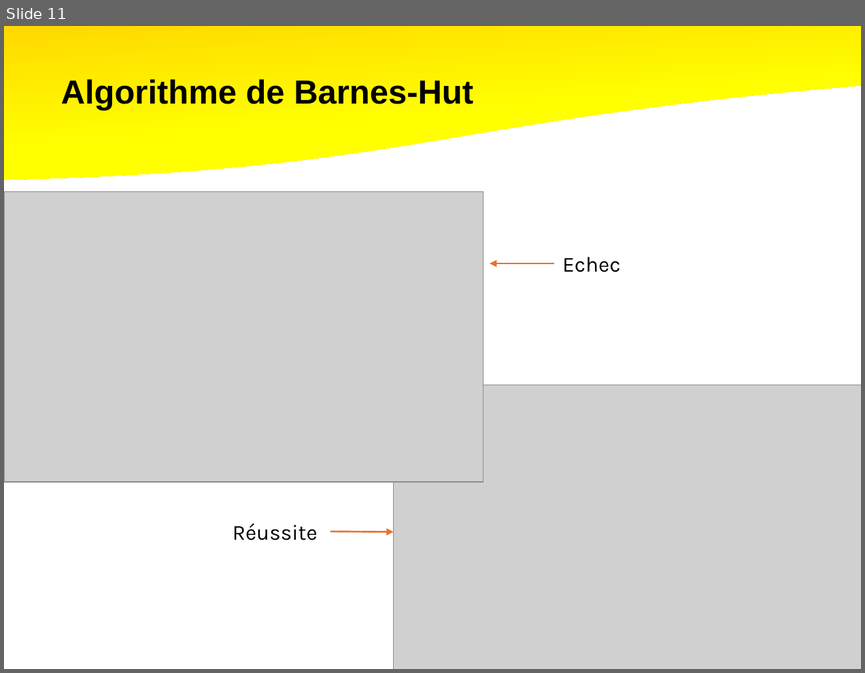
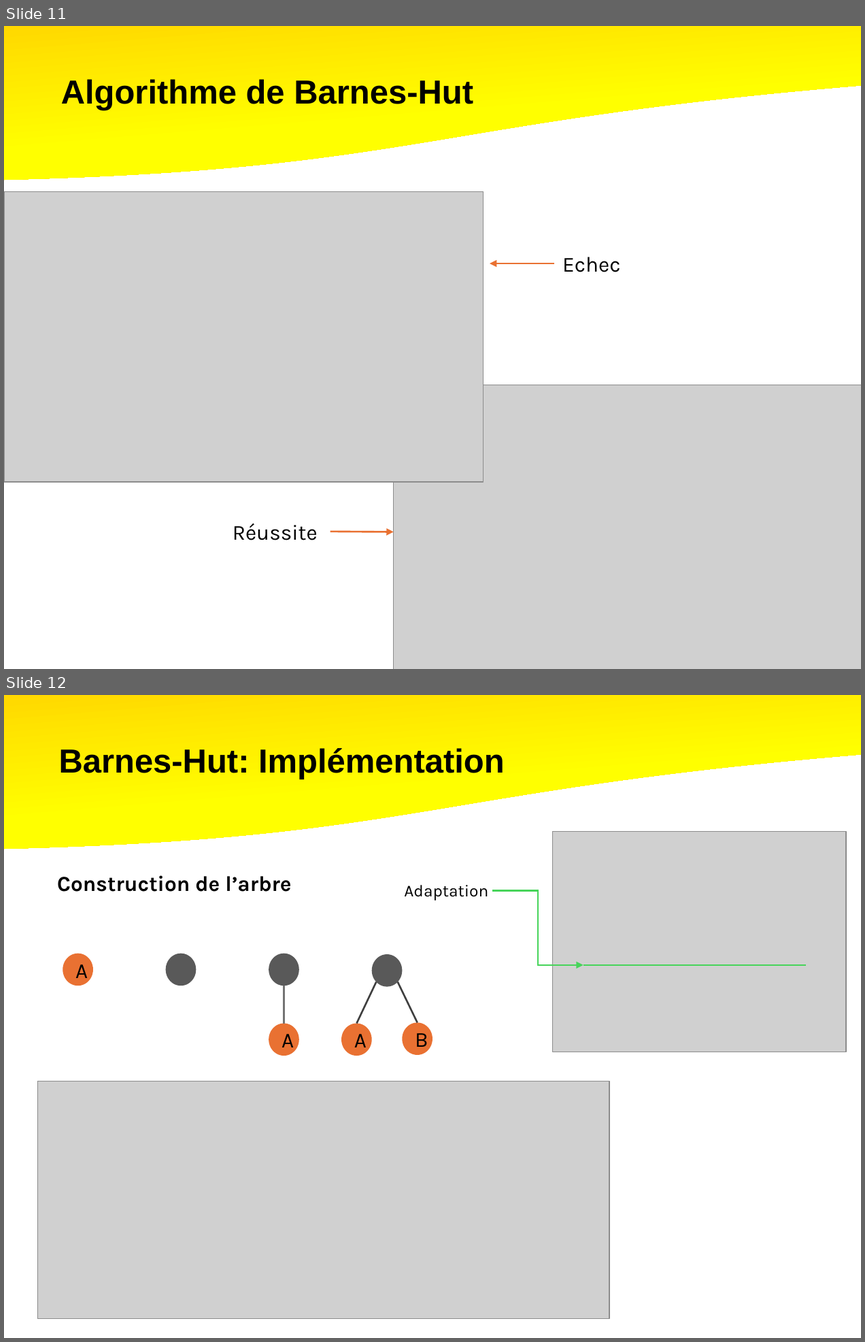
Before and after one commit to rfaucon2/TIPI_Spe, a slide deck: Diapo/TIPE-Spe.pptx. Shown one above the other, each under a label of ours: slide 11 before the commit, slides 11 and 12 after it. The pictures are 865x673 and 865x1342 pixels, drawn with LibreOffice and Linux fonts; fonts in the diff are those of the drawing; grey boxes stand for pictures. Boxes give left, top, right and bottom in pixels: in the first picture for what was removed or moved away, otherwise in the second. Text is boxed around its words. In the diff, an @@ line names an element or a change of style, - is before the commit and + after.

```diff
--- a/Diapo/TIPE-Spe.pptx
+++ b/Diapo/TIPE-Spe.pptx
@@ slide 12 added at bbox=[4, 695, 861, 1338], background #FFFFFF @@
@@ flow chart document added at bbox=[4, 695, 861, 861], fill gradient #FFC000 to #FFFF00 @@
@@ text added at bbox=[59, 748, 504, 779], 28 pt, text #000000, bold @@
+Barnes-Hut: Implémentation
@@ picture added at bbox=[552, 831, 847, 1051] @@
@@ text added at bbox=[57, 875, 291, 892], 18 pt, text #000000, bold @@
+Construction de l’arbre
@@ text added at bbox=[404, 885, 488, 900], 14 pt, text #000000 @@
+Adaptation
@@ elbow arrow added from (492, 890) to (583, 965), #47D45A 1.5 pt @@
@@ line added from (583, 965) to (806, 965), #47D45A 1.5 pt @@
@@ group added at bbox=[63, 953, 432, 1055]: 7 ellipses, 3 lines @@
+A
+A
+A
+B
@@ picture added at bbox=[37, 1081, 609, 1319] @@
```
Also in this commit, not shown: 3 slides changed, 8 other slides added, 4 slides removed, 8 other files.
